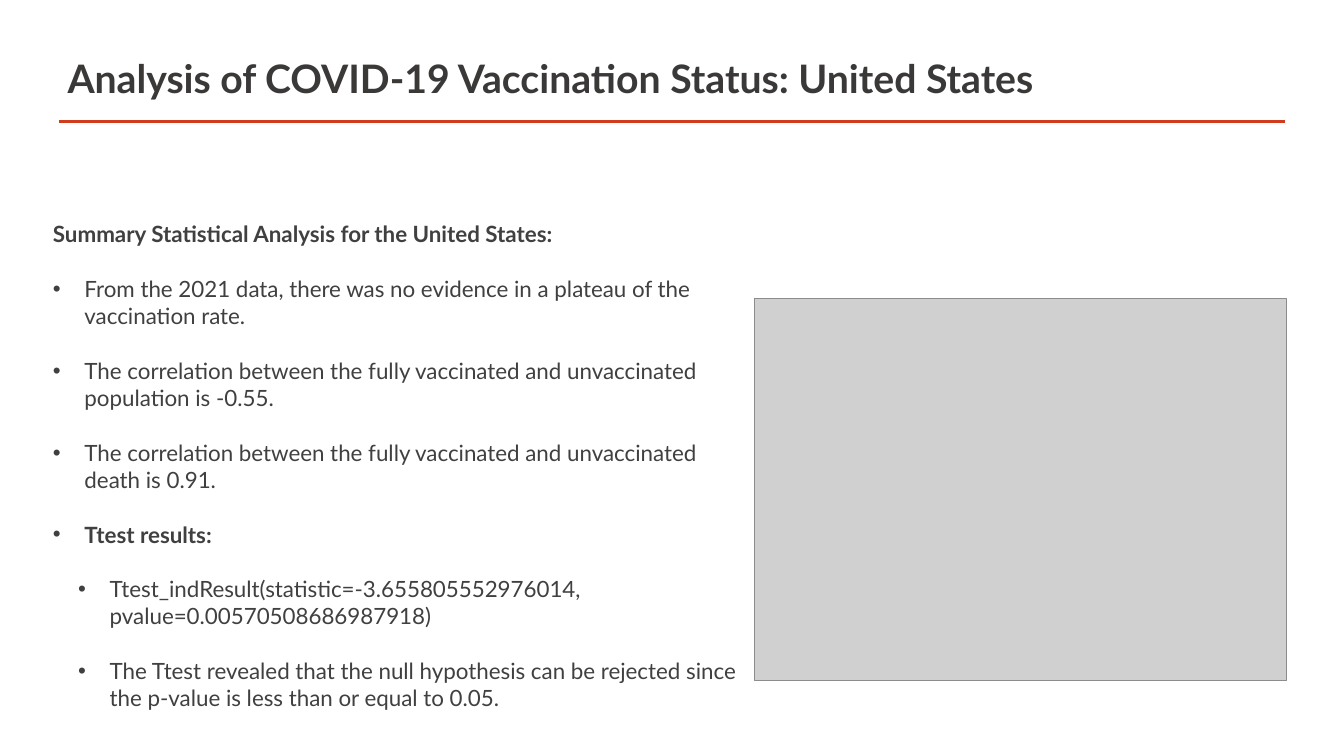
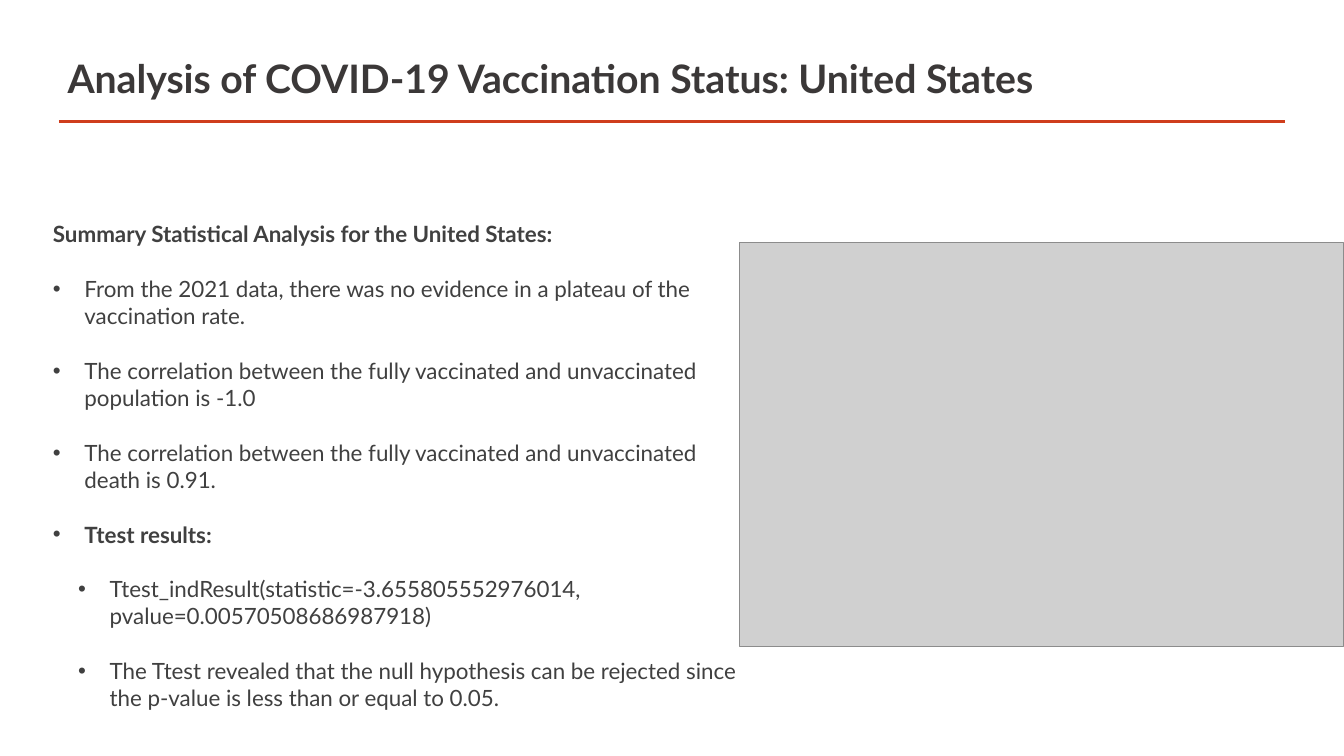
Before and after one commit to WayBurke/Project1-Group2, a slide deck: slide 9 of Impacts of COVID-19 Vaccination Status .pptx. Drawn at 1344x756 pixels with LibreOffice and Linux fonts; fonts in the diff are those of the drawing; grey boxes stand for pictures; background and template pictures are left out. Boxes give left, top, right and bottom in pixels: in the first picture for what was removed or moved away, otherwise in the second. Text is boxed around its words. In the diff, an @@ line names an element or a change of style, - is before the commit and + after.

```diff
--- a/Impacts of COVID-19 Vaccination Status .pptx
+++ b/Impacts of COVID-19 Vaccination Status .pptx
@@ picture: place and size @@
-picture at box(755, 298, 1287, 681)
+picture at box(739, 243, 1344, 646)
@@ text at box(84, 362, 696, 410): text changed @@
-• The correlation between the fully vaccinated and unvaccinated population is -0.55.
+• The correlation between the fully vaccinated and unvaccinated population is -1.0
```
Also in this commit, not shown: 3 other slides changed, 1 slide added.
